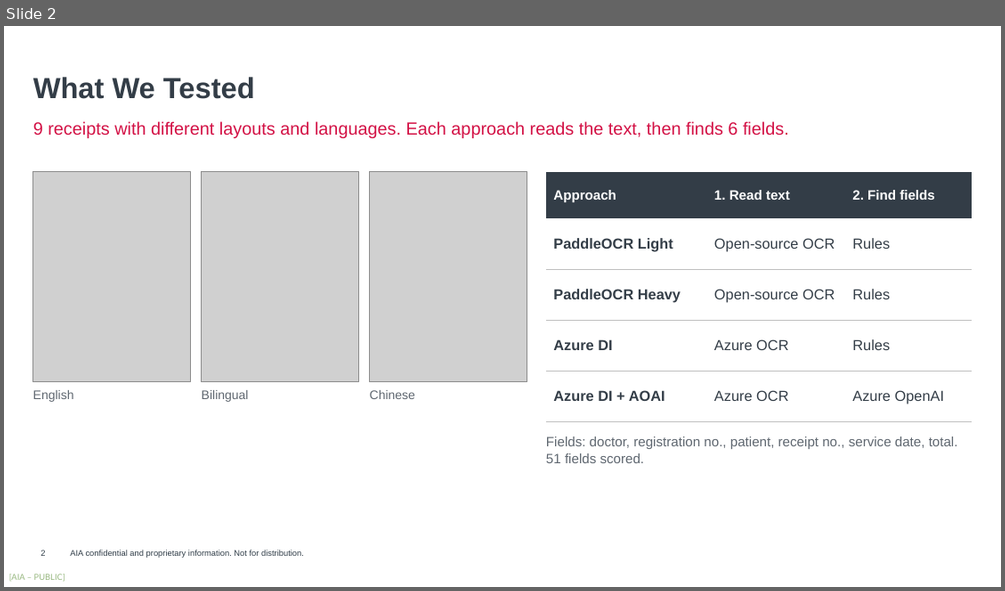
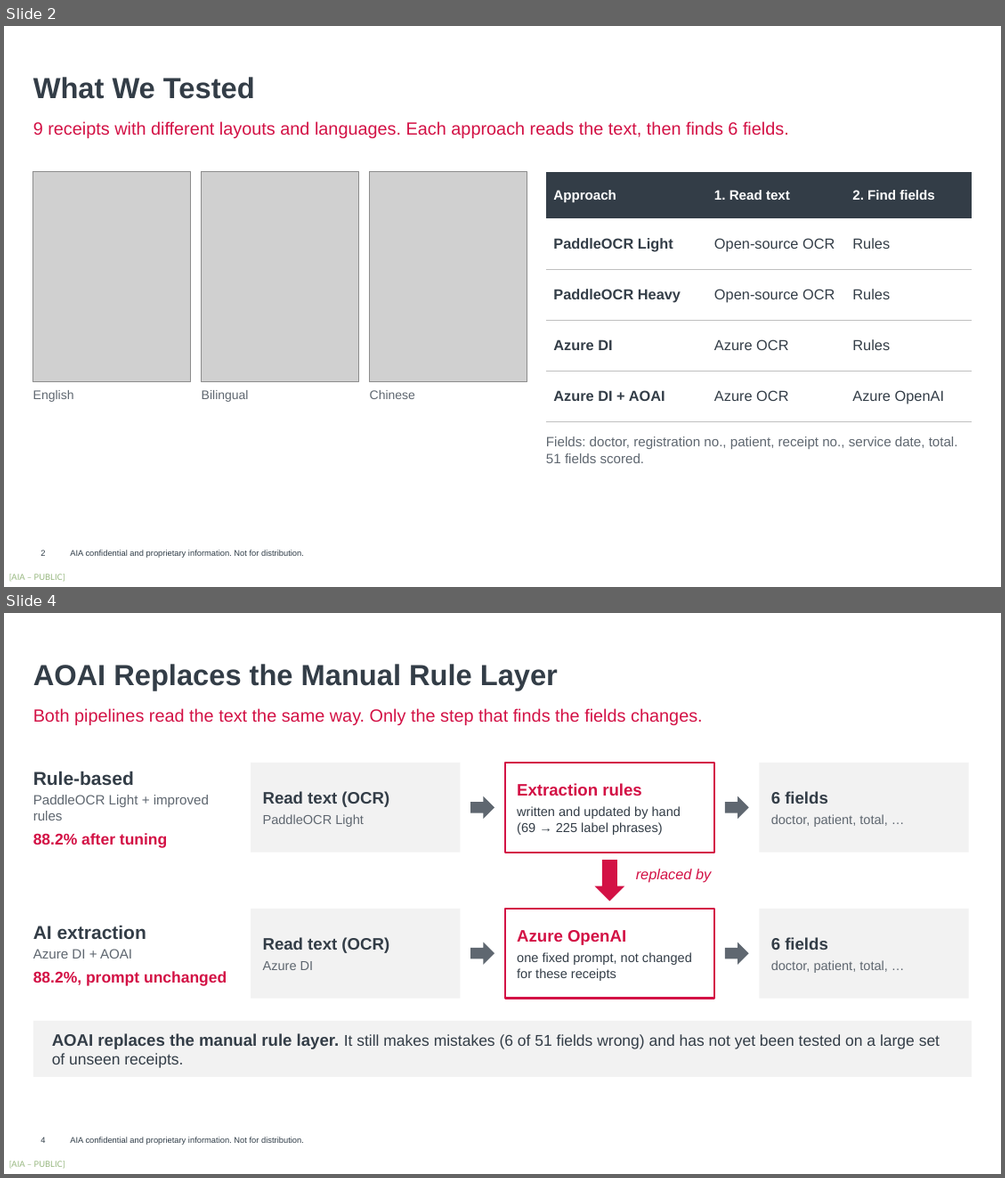
Before and after one commit to harrysokool/playground, a slide deck: ppt/ocr_benchmark/current/OCR_Benchmark_V2.pptx. Shown one above the other, each under a label of ours: slide 2 before the commit, slides 2 and 4 after it; the slides between them are not shown. The pictures are 1005x591 and 1005x1178 pixels, drawn with LibreOffice and Linux fonts; fonts in the diff are those of the drawing; grey boxes stand for pictures; background and template pictures are left out. Boxes give left, top, right and bottom in pixels: in the first picture for what was removed or moved away, otherwise in the second. Text is boxed around its words. In the diff, an @@ line names an element or a change of style, - is before the commit and + after.

```diff
--- a/ppt/ocr_benchmark/current/OCR_Benchmark_V2.pptx
+++ b/ppt/ocr_benchmark/current/OCR_Benchmark_V2.pptx
@@ slide 4 added at bbox=[4, 613, 1001, 1174], background #FFFFFF; not listed: 2 template elements that a slide beside it also shows @@
@@ text added at bbox=[33, 664, 558, 690], 28 pt, text #333D47, bold @@
+AOAI Replaces the Manual Rule Layer
@@ text added at bbox=[33, 708, 703, 725], 17 pt, text #D31145 @@
+Both pipelines read the text the same way. Only the step that finds the fields changes.
@@ text added at bbox=[33, 771, 209, 848], 13 pt, text #5F6770 @@
+Rule-based
+PaddleOCR Light + improved rules
+88.2% after tuning
@@ rectangle added at bbox=[251, 763, 461, 852], fill #F2F2F2, 12.5 pt, text #5F6770 @@
+Read text (OCR)
+PaddleOCR Light
@@ rectangle added at bbox=[505, 763, 714, 852], fill #FFFFFF, outline #D31145 2 pt, 12.5 pt, text #333D47 @@
+Extraction rules
+written and updated by hand (69 → 225 label phrases)
@@ rectangle added at bbox=[760, 763, 969, 852], fill #F2F2F2, 12.5 pt, text #5F6770 @@
+6 fields
+doctor, patient, total, …
@@ right arrow added at bbox=[470, 796, 494, 819], fill #5F6770 @@
@@ right arrow added at bbox=[725, 796, 749, 819], fill #5F6770 @@
@@ down arrow added at bbox=[595, 860, 624, 900], fill #D31145 @@
@@ text added at bbox=[636, 868, 711, 883], 14 pt, text #D31145, italic @@
+replaced by
@@ text added at bbox=[33, 925, 226, 986], 15 pt, text #D31145, bold @@
+AI extraction
+Azure DI + AOAI
+88.2%, prompt unchanged
@@ rectangle added at bbox=[251, 908, 461, 998], fill #F2F2F2, 16 pt, text #333D47, bold @@
+Read text (OCR)
+Azure DI
@@ rectangle added at bbox=[505, 908, 714, 998], fill #FFFFFF, outline #D31145 2 pt, 12.5 pt, text #333D47 @@
+Azure OpenAI
+one fixed prompt, not changed for these receipts
@@ rectangle added at bbox=[760, 908, 969, 998], fill #F2F2F2, 12.5 pt, text #5F6770 @@
+6 fields
+doctor, patient, total, …
@@ right arrow added at bbox=[470, 942, 494, 965], fill #5F6770 @@
@@ right arrow added at bbox=[725, 942, 749, 965], fill #5F6770 @@
@@ rectangle added at bbox=[33, 1021, 971, 1077], fill #F2F2F2, 15 pt, text #333D47 @@
+AOAI replaces the manual rule layer. It still makes mistakes (6 of 51 fields wrong) and has not yet been tested on a large set of unseen receipts.
@@ page number added at bbox=[40, 1137, 45, 1143], 8 pt, text #303D48 @@
+4
```
Also in this commit, not shown: 7 slides changed, 15 other files.
